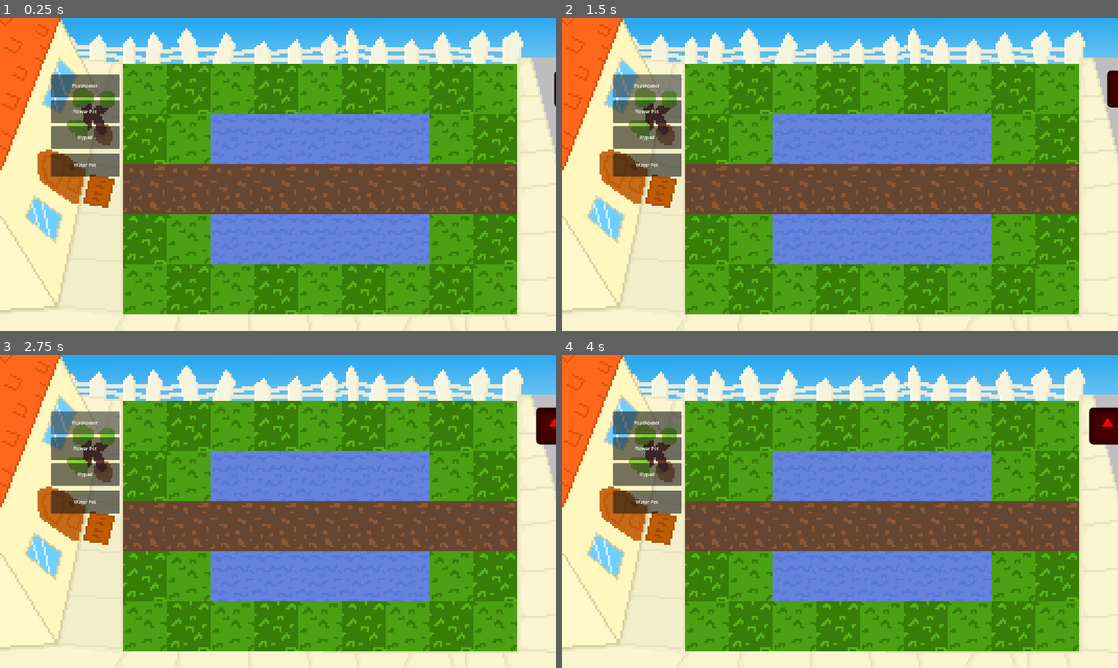
Above: before the commit, frames 1-4 (two rows, left to right).
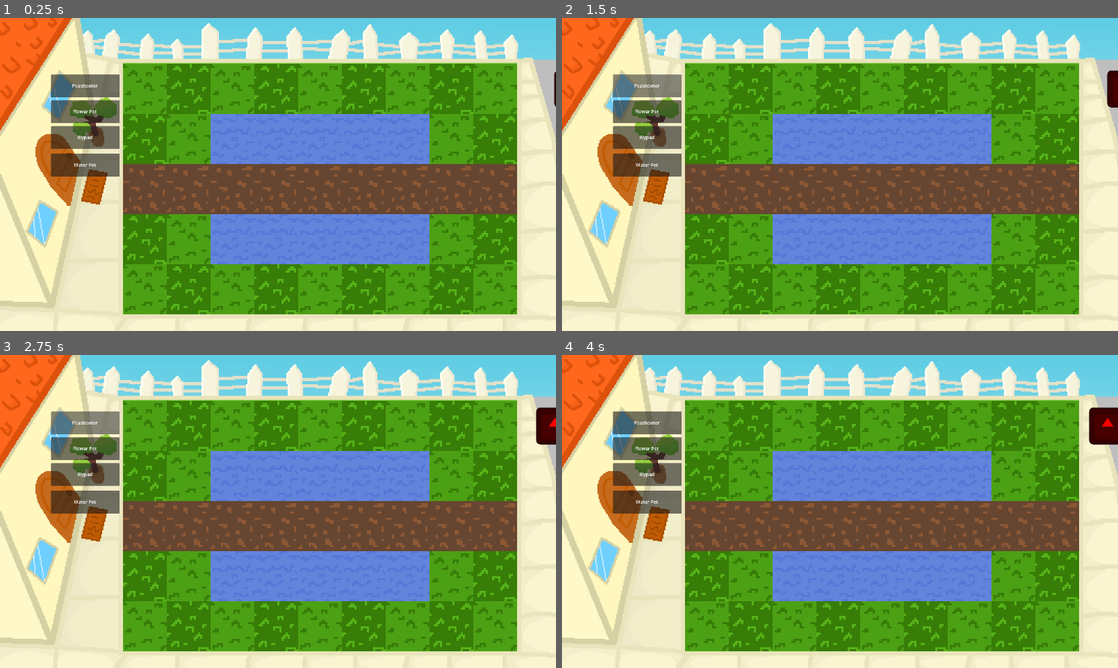
Above: after the commit, the same moments.

Repository: Cloenk/pvz-roguelike-2
Game: Godot game, scene res://GameScenes/Game/game.tscn
The game is run twice, just before and just after one commit, with the same random seed, the same clock (stepped at 60 frames per second) and the same inputs. The engine's default icon, where the game draws it, is replaced by a stand-in: a white triangle on a blue panel in a dark square.
Inputs (mouse positions are in pixels of both pictures, inside the frame that each line leads up to):
- Up to frame 1 (0.25 s): no input
- Up to frame 2 (1.5 s): click (645, 86) at 0.52 s; click (645, 86) at 1.27 s
- Up to frame 3 (2.75 s): click (83, 423) at 2.02 s
- Up to frame 4 (4 s): move the mouse to (962, 495) at 2.77 s; click (962, 495) at 2.85 s; tap Enter at 3.5 s; move the mouse to (728, 527) at 3.52 s; right-click (728, 527) at 3.6 s

The runs differ from the first frame. In frame 1, 16% of the frame differs, in the area x 0-100%, y 0-94%; in frame 2, 16%; in frame 3, 15%; in frame 4, 16%.

Commit message:
WAY better lawn sprite (took long asf)

Diff:
--- a/pvz-roguelike-2/GameScenes/Game/game.tscn
+++ b/pvz-roguelike-2/GameScenes/Game/game.tscn
@@ -2,8 +2,8 @@
 
 [ext_resource type="Script" uid="uid://di47pp1vg2sf1" path="res://GameScenes/Game/lawn.gd" id="1_cq1s6"]
 [ext_resource type="Script" uid="uid://cxxbi3pfyr6hn" path="res://GameScenes/Game/game.gd" id="1_kdsp7"]
+[ext_resource type="Texture2D" uid="uid://b53666nxujmls" path="res://assets/Lawn/NewLawn.png" id="3_l8dou"]
 [ext_resource type="PackedScene" uid="uid://8my1nby50qrx" path="res://GameScenes/SeedSlots/seed_slot.tscn" id="3_vf0vs"]
-[ext_resource type="Texture2D" uid="uid://cxr0hacwmmil4" path="res://assets/Lawn/Lawn.png" id="4_d43ru"]
 [ext_resource type="Texture2D" uid="uid://cry5x60wdcfi6" path="res://assets/Lawn/Tiles.png" id="4_l8dou"]
 [ext_resource type="Resource" uid="uid://b5vfkjqtsqtdt" path="res://plants/peashooter/peaShooter.tres" id="4_t8b58"]
 [ext_resource type="Resource" uid="uid://clh076us1surx" path="res://plants/flowerPot/flowerPot.tres" id="6_teeg0"]
@@ -39,8 +39,8 @@
 
 [node name="Sprite2D" type="Sprite2D" parent="Lawn" unique_id=1094256189]
 position = Vector2(1260, 540)
-scale = Vector2(7.2, 7.2)
-texture = ExtResource("4_d43ru")
+scale = Vector2(3.6, 3.6)
+texture = ExtResource("3_l8dou")
 
 [node name="TileMap" type="TileMap" parent="Lawn" unique_id=951313880]
 position = Vector2(424.82, 158.385)
Binary file changed: pvz-roguelike-2/assets/Lawn/Lawn.aseprite
Binary file added: pvz-roguelike-2/assets/Lawn/NewLawn.png
Not shown, added: pvz-roguelike-2/assets/Lawn/NewLawn.png.import
